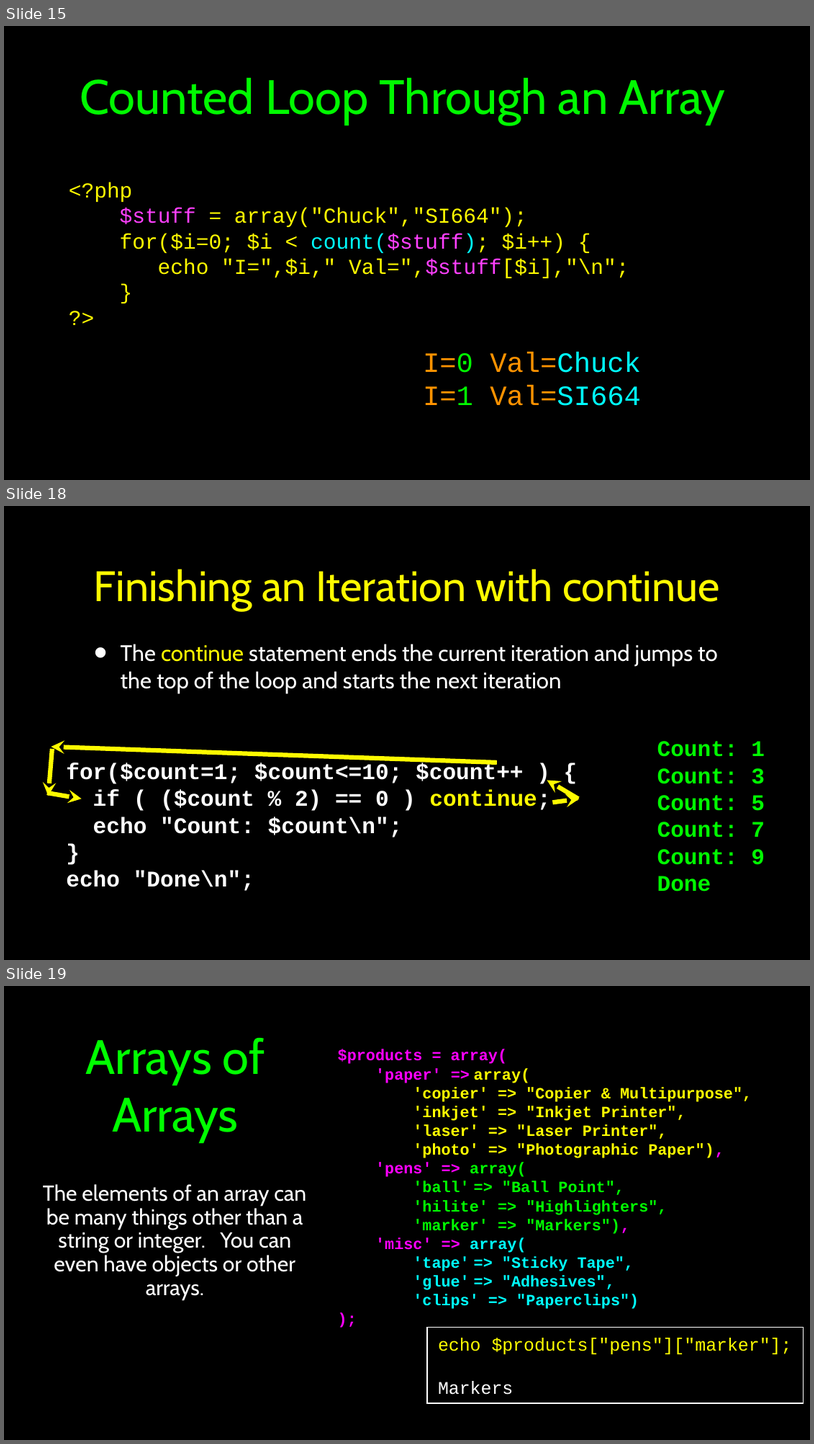
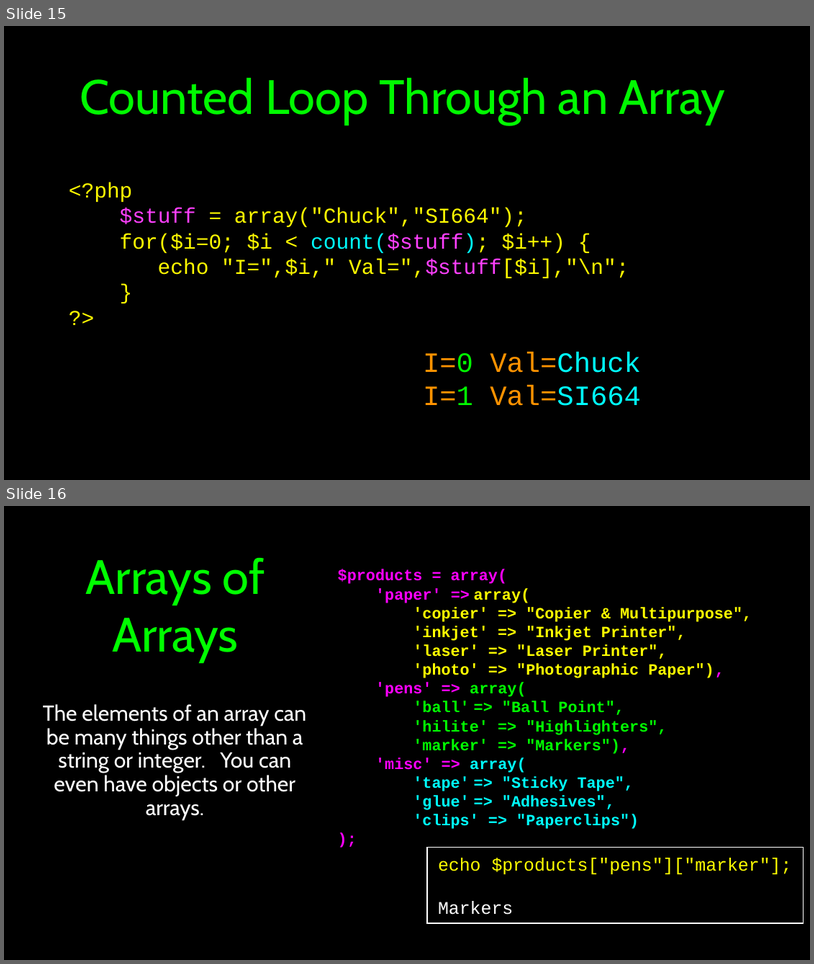
Before and after one commit to csev/wa4e, a slide deck: lectures/PHP-03-Arrays.ppt. Shown one above the other, each under a label of ours: slides 15, 18 and 19 before the commit, slides 15 and 16 after it; the slides between them are not shown. The pictures are 814x1444 and 814x964 pixels, drawn with LibreOffice and Linux fonts; fonts in the diff are those of the drawing. Boxes give left, top, right and bottom in pixels: in the first picture for what was removed or moved away, otherwise in the second. Text is boxed around its words. In the diff, an @@ line names an element or a change of style, - is before the commit and + after.

```diff
--- a/lectures/PHP-03-Arrays.ppt
+++ b/lectures/PHP-03-Arrays.ppt
@@ slide 18 removed at box(4, 506, 810, 960), background #000000; not listed: 1 template element that a slide beside it also shows @@
@@ title removed at box(94, 569, 720, 611) @@
-Finishing an Iteration with continue
@@ text removed at box(121, 644, 718, 693) @@
-• The continue statement ends the current iteration and jumps to the top of the loop and starts the next iteration
@@ free removed at box(655, 731, 783, 898) @@
-Count: 1
-Count: 3
-Count: 5
-Count: 7
-Count: 9
-Done
@@ arrow removed from (52, 749) to (49, 795) @@
@@ arrow removed from (496, 762) to (51, 746) @@
@@ free removed at box(64, 754, 783, 894) @@
-for($count=1; $count<=10; $count++ ) {
-if ( ($count % 2) == 0 ) continue;
-echo "Count: $count\n";
-}
-echo "Done\n";
@@ arrow removed from (579, 799) to (548, 780) @@
@@ arrow removed from (46, 793) to (82, 799) @@
@@ arrow removed from (553, 802) to (580, 799) @@
@@ what was slide 19 is now slide 16 @@
```
Also in this commit, not shown: 2 other slides removed, 2 other files.
